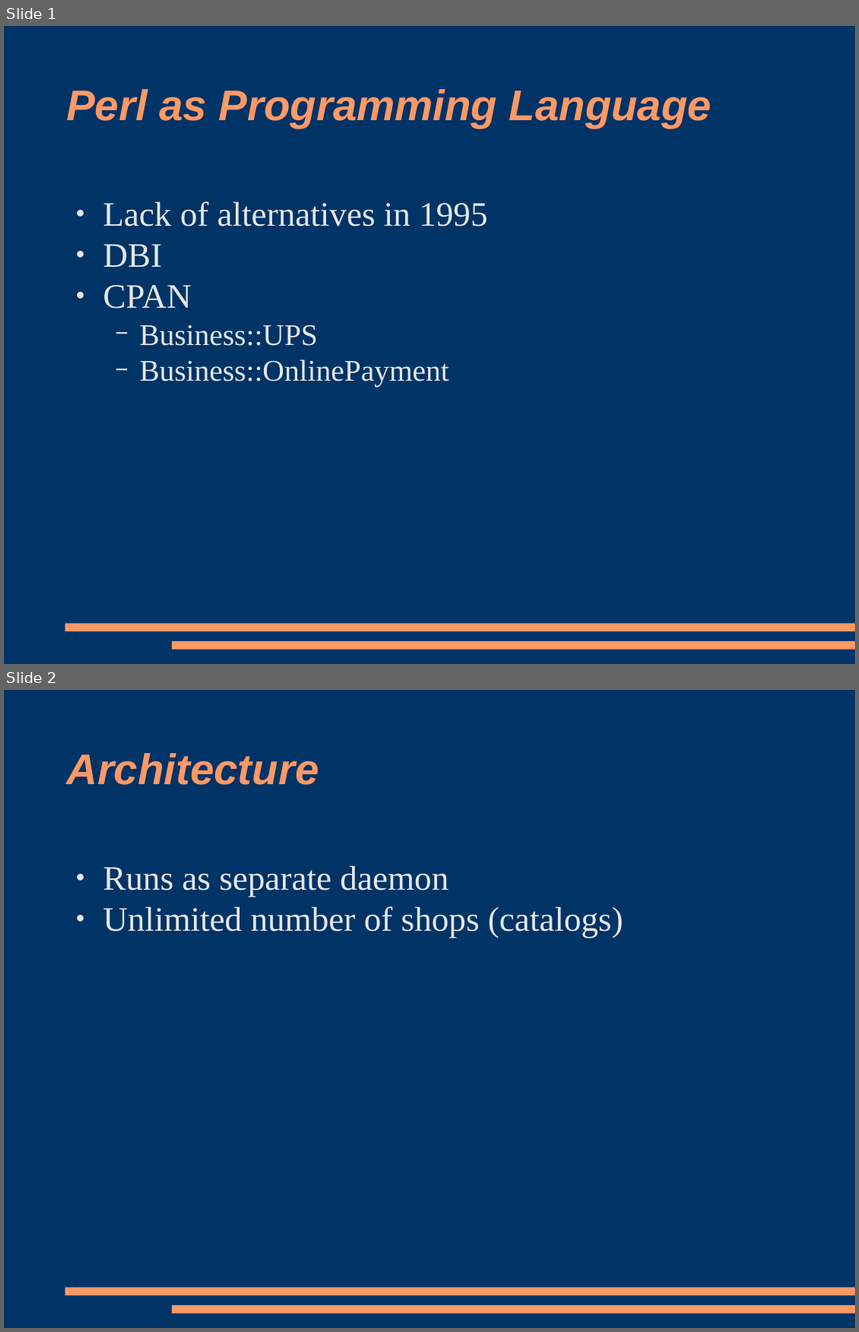
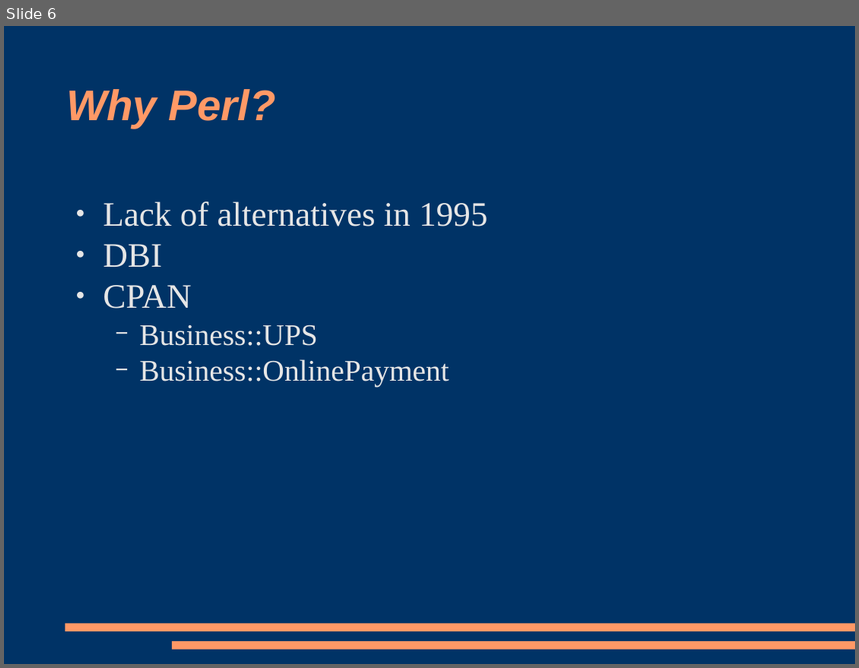
Before and after one commit to racke/Presentations, a slide deck: yapc2008/interchange.odp. Shown one above the other, each under a label of ours: slides 1 and 2 before the commit, slide 6 after it. The pictures are 859x1332 and 859x668 pixels, drawn with LibreOffice and Linux fonts; fonts in the diff are those of the drawing. Boxes give left, top, right and bottom in pixels: in the first picture for what was removed or moved away, otherwise in the second. Text is boxed around its words. In the diff, an @@ line names an element or a change of style, - is before the commit and + after.

```diff
--- a/yapc2008/interchange.odp
+++ b/yapc2008/interchange.odp
@@ slide 2 removed at bbox=[4, 690, 855, 1328], background #003366; not listed: 2 template elements that a slide beside it also shows @@
@@ title removed at bbox=[66, 753, 319, 785] @@
-Architecture
@@ text removed at bbox=[103, 866, 623, 938] @@
-● Runs as separate daemon
-● Unlimited number of shops (catalogs)
@@ what was slide 1 is now slide 6 @@
@@ slide 6 changed as well @@
@@ title at bbox=[66, 89, 276, 128]: text changed @@
-Perl as Programming Language
+Why Perl?
```
Also in this commit, not shown: 13 slides added, 1 other file.
